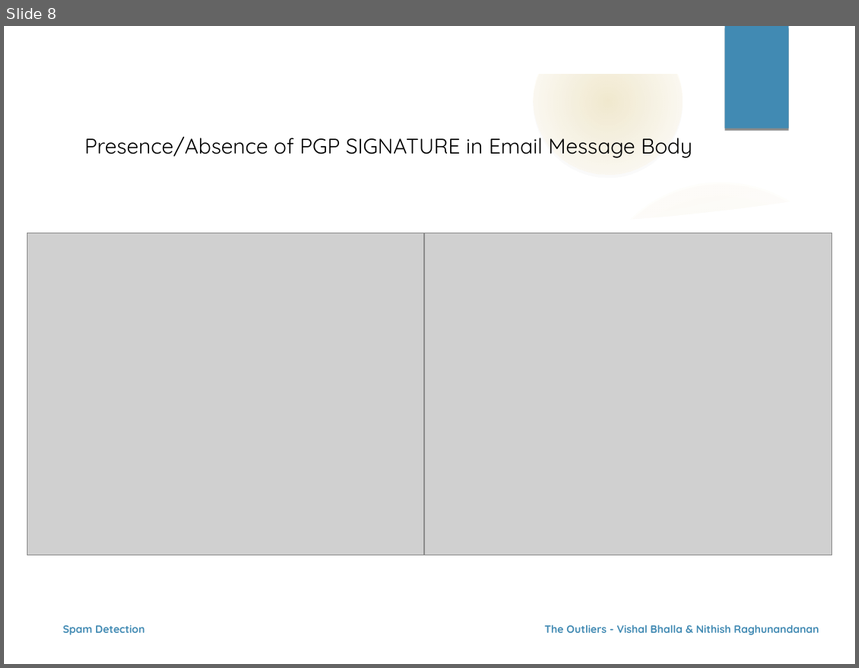
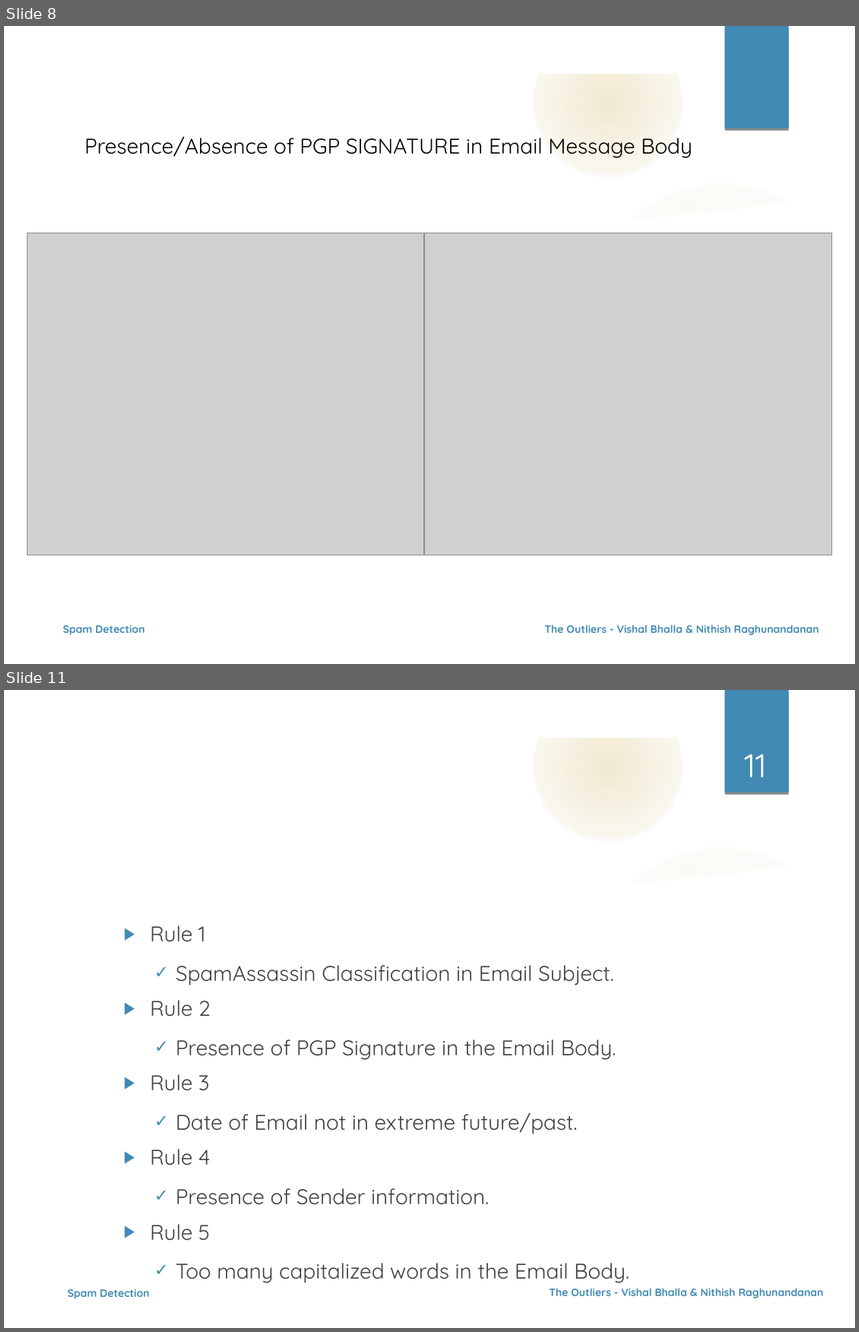
Before and after one commit to nehgu/Anomaly-Detection, a slide deck: Challenges/Spam Filtering Challenge 4/Ppt - Spam Detection Challenge-4.odp. Shown one above the other, each under a label of ours: slide 8 before the commit, slides 8 and 11 after it; the slides between them are not shown. The pictures are 859x668 and 859x1332 pixels, drawn with LibreOffice and Linux fonts; fonts in the diff are those of the drawing; grey boxes stand for pictures; background and template pictures are left out. Boxes give left, top, right and bottom in pixels: in the first picture for what was removed or moved away, otherwise in the second. Text is boxed around its words. In the diff, an @@ line names an element or a change of style, - is before the commit and + after.

```diff
--- a/Challenges/Spam Filtering Challenge 4/Ppt - Spam Detection Challenge-4.odp
+++ b/Challenges/Spam Filtering Challenge 4/Ppt - Spam Detection Challenge-4.odp
@@ slide 11 added at (4, 690, 855, 1328), background picture (left out); not listed: 9 template elements that a slide beside it also shows @@
@@ page number added at (744, 754, 766, 777), 28 pt, text #FFFFFF @@
+11
@@ title added at (85, 776, 676, 842), 32 pt, text #FFFFFF @@
+Static Rules
@@ text added at (150, 926, 629, 1284), 18 pt, text #404040 @@
+  ▶ Rule 1
+    ✓ SpamAssassin Classification in Email Subject.
+  ▶ Rule 2
+    ✓ Presence of PGP Signature in the Email Body.
+  ▶ Rule 3
+    ✓ Date of Email not in extreme future/past.
+  ▶ Rule 4
+    ✓ Presence of Sender information.
+  ▶ Rule 5
+    ✓ Too many capitalized words in the Email Body.
@@ text added at (68, 1290, 149, 1300), 9 pt, text #418AB3, bold @@
+Spam Detection
@@ text added at (549, 1288, 824, 1299), 9 pt, text #418AB3, bold @@
+The Outliers - Vishal Bhalla & Nithish Raghunandanan
```
Also in this commit, not shown: 10 slides changed, 3 other slides added, 1 slide removed.
